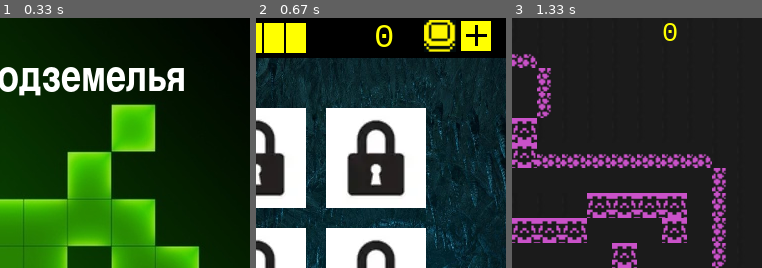
Above: before the commit, frames 1-3 (left to right).
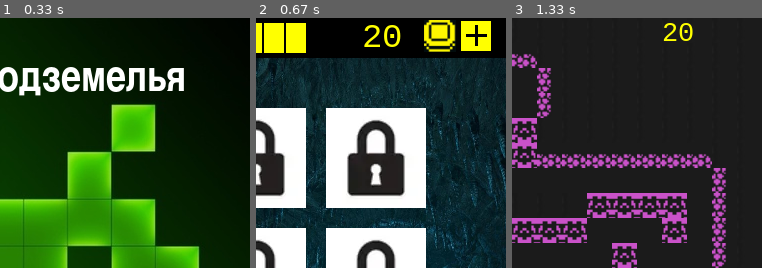
Above: after the commit, the same moments.

Repository: actggg/progect-PyGame
Game: pygame game, started from основа.py
Two runs of this game, one before a commit and one after it. Both use one fixed random seed, a clock stepped at 60 frames per second and the inputs below.
Inputs (mouse positions are % of the whole screen's width and height, from its top left):
- Up to frame 1 (0.33 s): no input
- Up to frame 2 (0.67 s): click (36, 88) at 0.38 s
- Up to frame 3 (1.33 s): click "1" at 0.72 s; hold Right from 1 s (still down)
The pictures show only the part of the screen within x 50-100%, y 0-50%; the shares and areas given below are measured in that part.

Frame 1 is identical in both runs. In frame 2, 0.8% of the frame differs, in the area x 43-58%, y 2-12%; in frame 3, 0.4%.

Commit message:
вроде бы всё 7

Diff:
--- a/regist.csv
+++ b/regist.csv
@@ -1 +1 @@
-1;0;0.0;def;0;0;0;0;0;0;0;0;0;0
+1;20;0.0;def;0;0;0;0;0;0;0;0;0;0
--- a/основа.py
+++ b/основа.py
@@ -1,10 +1,10 @@
+import csv
+import os
 import sys
+from datetime import datetime, timedelta
+from time import sleep
+
 import pygame
-import os
-from time import sleep
-from datetime import datetime, timedelta
-import csv
-
 
 pygame.init()
 data = open('regist.csv', encoding='utf-8').read()
@@ -13,7 +13,7 @@
 death = pygame.mixer.Sound('data/mario_bros_die.mp3')
 win = pygame.mixer.Sound('data/super-mario-world-death-on-piano.mp3')
 money = int(account[1])
-ex = float(account[2])
+experience = float(account[2])
 lvl = int(account[0])
 time = timedelta(seconds=10)
 last_update = datetime.now()
@@ -27,6 +27,8 @@
          'map7': int(account[10]), 'map8': int(account[11]),
          'map9': int(account[12]), 'map0': 3
          }
+
+
 def load_image(name, colorkey=None):
     fullname = os.path.join('data', name)
     if not os.path.isfile(fullname):
@@ -41,17 +43,19 @@
         image.set_colorkey(colorkey)
     return image
 
+
 def terminate():
     with open('regist.csv', 'w', newline='', encoding="utf8") as csvfile:
         writer = csv.writer(
             csvfile, delimiter=';', quotechar='"', quoting=csv.QUOTE_MINIMAL)
-        inf = [lvl, money, ex, ' '.join(my_skin)]
+        inf = [lvl, money, experience, ' '.join(my_skin)]
         for num in range(1, 10):
             inf.append(stars['map' + str(num)])
         inf.append(str(player_image_num))
         writer.writerow(inf)
     pygame.quit()
     sys.exit()
+
 
 def restart():
     with open('regist.csv', 'w', newline='', encoding="utf8") as csvfile:
@@ -60,6 +64,8 @@
         writer.writerow('1;0;0;def;0;0;0;0;0;0;0;0;0;0'.split(';'))
     pygame.quit()
     sys.exit()
+
+
 def start_screen():
     intro_text = ['Зловещие подземелья']
 
@@ -97,6 +103,7 @@
                     terminate()
         pygame.display.flip()
         clock.tick(FPS)
+
 
 def load_level(filename):
     filename = "lvls/" + filename
@@ -134,8 +141,6 @@
     player_image = load_image('персонаж 3.png')
     player_image_num = 2
 
-
-
 tile_width = tile_height = 25
 
 
@@ -146,16 +151,18 @@
         self.rect = self.image.get_rect().move(
             tile_width * pos_x, tile_height * pos_y)
 
+
 class Money(pygame.sprite.Sprite):
-        def __init__(self, tile_type, pos_x, pos_y, *group):
-            super().__init__(*group)
-            self.image = tile_images[tile_type]
-            self.rect = self.image.get_rect().move(
-                tile_width * pos_x, tile_height * pos_y)
-            if tile_type == 'coin':
-                self.price = 1
-            else:
-                self.price = 10
+    def __init__(self, tile_type, pos_x, pos_y, *group):
+        super().__init__(*group)
+        self.image = tile_images[tile_type]
+        self.rect = self.image.get_rect().move(
+            tile_width * pos_x, tile_height * pos_y)
+        if tile_type == 'coin':
+            self.price = 1
+        else:
+            self.price = 10
+
 
 class Door(pygame.sprite.Sprite):
     def __init__(self, pos_x, pos_y, *group):
@@ -166,6 +173,7 @@
 
     def update(self):
         self.image = pygame.transform.rotate(self.image, 1)
+
 
 class Player(pygame.sprite.Sprite):
     def __init__(self, pos_x, pos_y, *group):
@@ -204,6 +212,7 @@
         if self.rect.x - 50 == self.pos[0] or self.rect.x == self.pos[0]:
             self.coff *= -1
             self.image = pygame.transform.flip(self.image, True, False)
+
 
 class Laser_gun(pygame.sprite.Sprite):
     def __init__(self, pos_x, pos_y, *group):
@@ -214,7 +223,6 @@
         self.coff = 3
         self.laser = True
         self.las = None
-
 
     def update(self):
         global laser_help_group
@@ -241,12 +249,14 @@
             else:
                 self.image = load_image('лазер актив.png', -1)
 
+
 class Laser_gun_helper(pygame.sprite.Sprite):
     def __init__(self, pos_x, pos_y):
         super().__init__(monster_group)
         self.image = load_image('лазер.png', -1)
         self.rect = self.image.get_rect().move(0 + pos_x - width, pos_y + 8)
         self.pos = (tile_width * pos_x, tile_height * pos_y)
+
 
 class Laser(pygame.sprite.Sprite):
     def __init__(self, pos_x, pos_y, *group):
@@ -257,6 +267,7 @@
         self.laser = Laser_help(pos_x, pos_y, monster_group)
         self.las = None
         self.count = 0
+
     def update(self):
         self.count += 1
         if self.count % 50 == 1:
@@ -264,6 +275,7 @@
             self.laser = False
         if self.count % 50 == 49:
             self.laser = Laser_help(self.pos[0] // tile_width, self.pos[1] // tile_height, monster_group)
+
 
 class Laser_help(pygame.sprite.Sprite):
     def __init__(self, pos_x, pos_y, *group):
@@ -284,6 +296,7 @@
 monster_group = pygame.sprite.Group()
 laser_group = pygame.sprite.Group()
 laser_help_group = pygame.sprite.Group()
+
 
 def reboot():
     global all_sprites
@@ -360,11 +373,15 @@
                 Tile('empty', x, y, tiles_group, all_sprites)
                 Laser(x, y, laser_group)
     return new_player, x, y
+
+
 pygame.display.set_caption('меню')
 start_screen()
 star = 0
+
+
 def play(map):
-    global ex
+    global experience
     global money
     pygame.display.set_caption('игра')
     star = 0
@@ -375,14 +392,15 @@
     running = True
     fps = 60
     clock = pygame.time.Clock()
+
     def game_over(exp, star=None):
-        global ex
+        global experience
         global running
         running = False
         if star:
             if stars[map] < star:
                 stars[map] = star
-        ex += exp
+        experience += exp
         if exp == 1:
             menu('win')
             win.play()
@@ -397,10 +415,12 @@
                     if level_map[coord_y][coord_x] == '1':
                         if coord_y != y or coord_x != x:
                             return 25 * (coord_x + 1), 25 * coord_y
+
     def check_move():
         if not go_up and not go_down and not go_right and not go_left:
             return True
         return False
+
     def give_money():
         global money
         star = 0
@@ -411,6 +431,7 @@
                 money += pygame.sprite.spritecollideany(player, money_group).price
             pygame.sprite.spritecollideany(player, money_group).kill()
         return star
+
     go_up = False
     go_down = False
     go_right = False
@@ -525,17 +546,19 @@
 
 
 energy = 5
+
+
 def menu(lose_or_win=None):
     global lvl
-    global ex
+    global experience
     global energy
     global money
     global player_image
     global player_image_num
     global last_update
     pygame.display.set_caption('меню')
-    if ex >= lvl:
-        ex = 0
+    if experience >= lvl:
+        experience = 0
         lvl += 1
         energy = 5
         money += 50 * lvl
@@ -603,7 +626,8 @@
                     restart()
                 if x in range(width // 2 - 50, width // 2 + 50) and y in range(height - 50, height - 20) and no_go_shop:
                     no_go_shop = False
-                elif x in range(width // 2 - 50, width // 2 + 50) and y in range(height - 50, height - 20) and not no_go_shop:
+                elif x in range(width // 2 - 50, width // 2 + 50) and y in range(height - 50,
+                                                                                 height - 20) and not no_go_shop:
                     no_go_shop = True
                 elif x in range(width - 45, width - 15) and y in range(3, 33):
                     no_go_shop_money = False
@@ -671,12 +695,14 @@
                              (width // 2 - 140, height // 2 - 100, 300, 200))
             pygame.draw.rect(screen, 'black',
                              (width // 2 - 115, height // 2 - 85, 110, 150), 2)
-            screen.blit(load_image('персонаж 2 для магазина.jpg', -1), load_image('персонаж 2 для магазина.jpg', -1).get_rect().move(width // 2 - 110, height // 2 - 80))
+            screen.blit(load_image('персонаж 2 для магазина.jpg', -1),
+                        load_image('персонаж 2 для магазина.jpg', -1).get_rect().move(width // 2 - 110,
+                                                                                      height // 2 - 80))
             pygame.draw.rect(screen, 'black',
                              (width // 2 + 25, height // 2 - 85, 110, 150), 2)
             screen.blit(load_image('персонаж 4 для магазина.png', 'yellow'),
                         load_image('персонаж 4 для магазина.png', 'yellow').get_rect().move(width // 2 + 30,
-                                                                                      height // 2 - 80))
+                                                                                            height // 2 - 80))
             if 'evil' not in my_skin:
                 font = pygame.font.Font(None, 70)
                 screen.blit(font.render('200', False, 'black'), (width // 2 - 105, height // 2 + 20))
@@ -716,4 +742,6 @@
                             player_image_num = 2
                             no_go_shop = True
             pygame.display.flip()
+
+
 menu()
